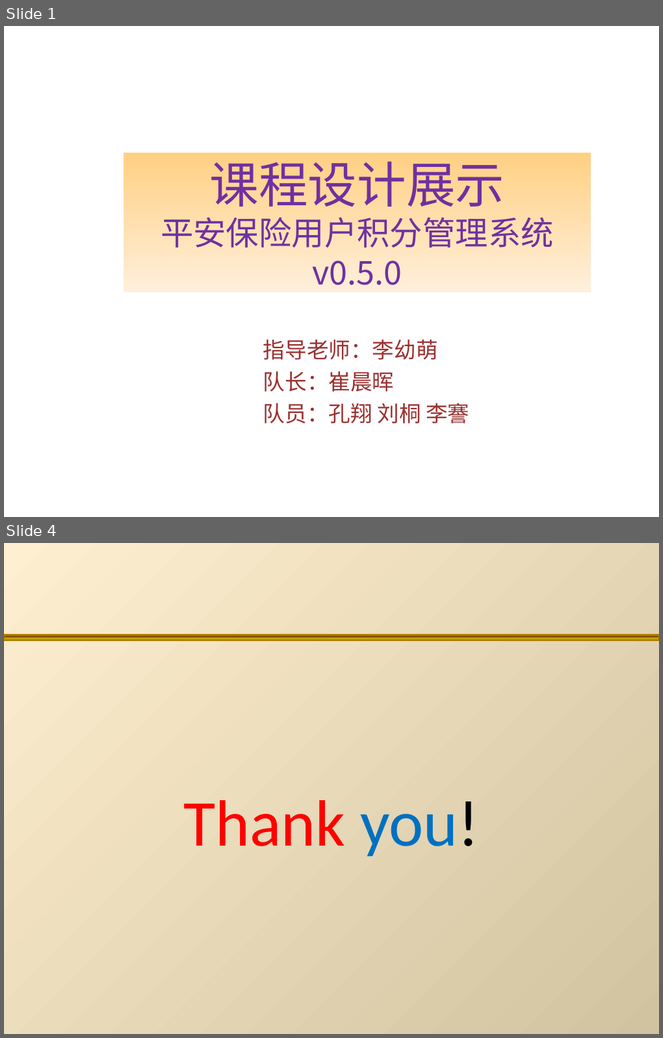
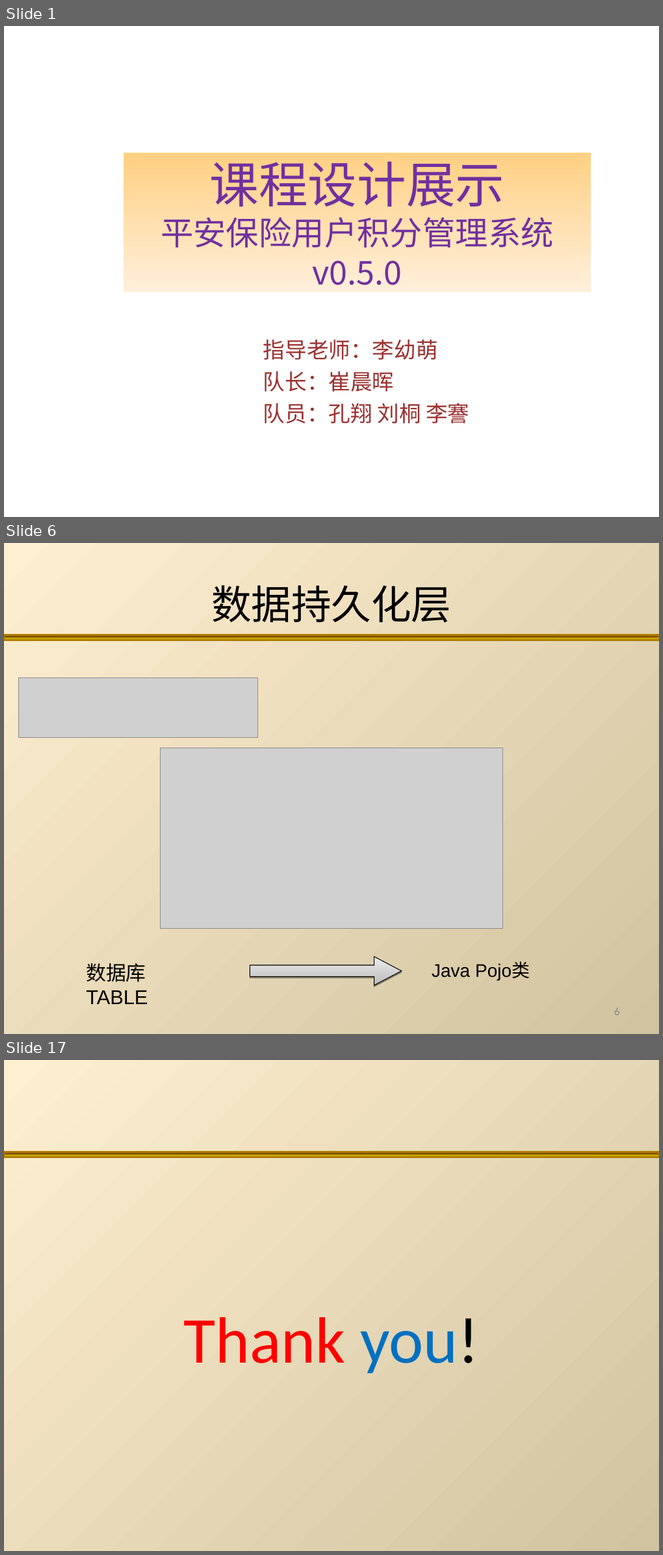
Before and after one commit to TJSS/CreditManage, a slide deck: 文档/积分管理.ppt. Shown one above the other, each under a label of ours: slides 1 and 4 before the commit, slides 1, 6 and 17 after it; the slides between them are not shown. The pictures are 663x1038 and 663x1555 pixels, drawn with LibreOffice and Linux fonts; fonts in the diff are those of the drawing; grey boxes stand for pictures; background and template pictures are left out. Boxes give left, top, right and bottom in pixels: in the first picture for what was removed or moved away, otherwise in the second. Text is boxed around its words. In the diff, an @@ line names an element or a change of style, - is before the commit and + after.

```diff
--- a/文档/积分管理.ppt
+++ b/文档/积分管理.ppt
@@ slide 6 added at [4,543,659,1034], background gradient #D1C39F to #FFEFD1 @@
@@ title added at [211,585,452,623], 44 pt, text #000000 @@
+数据持久化层
@@ rectangle added at [4,635,659,641], fill gradient #4D0808 to #FFF200, outline #B07E00 2.01 pt @@
@@ picture added at [18,678,258,737] @@
@@ picture added at [160,748,503,929] @@
@@ text added at [86,964,148,1005], 22 pt, text #000000 @@
+数据库TABLE
@@ right arrow added at [250,957,402,986], fill gradient #BABABA to #EDEDED, outline #000000 0.74 pt @@
@@ text added at [432,963,530,980], 20 pt, text #000000 @@
+Java Pojo类
@@ page number added at [614,1008,620,1016], 12 pt, text #898989 @@
+6
@@ what was slide 4 is now slide 17 @@
```
Also in this commit, not shown: 1 slide changed, 13 other slides added, 1 slide removed.
